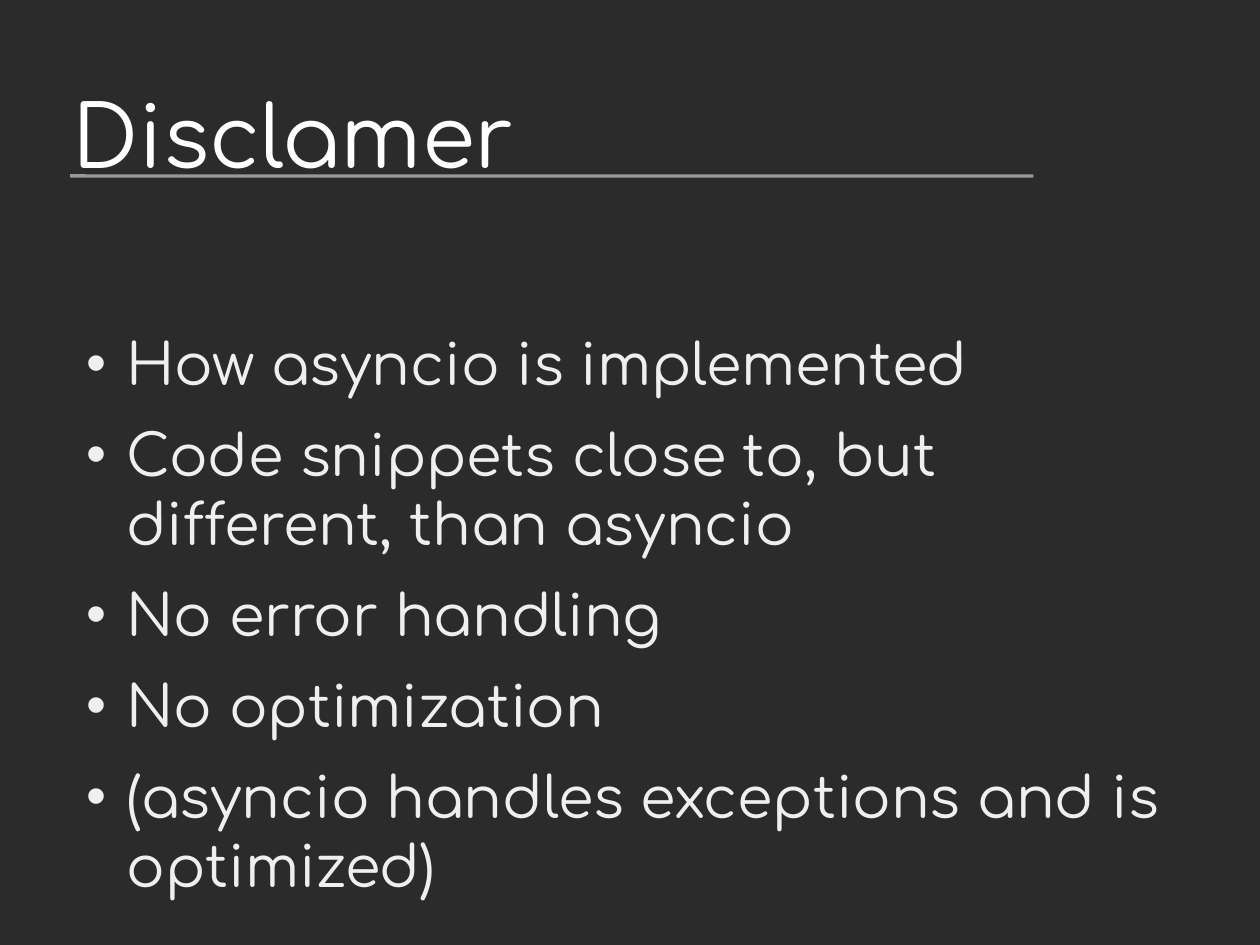
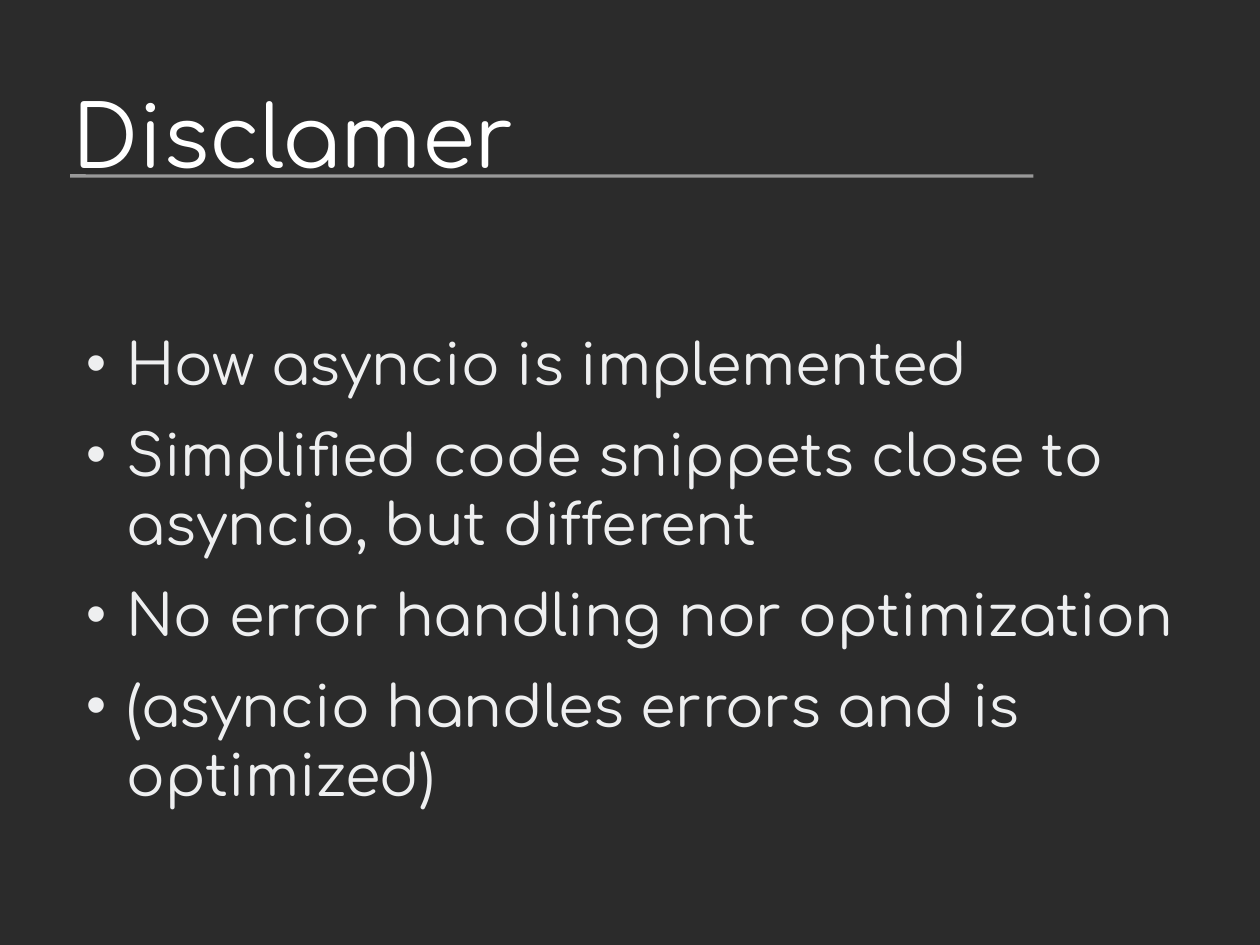
Before and after one commit to vstinner/talks, a slide deck: slide 3 of 2014-Pycon-Lyon/asyncio.odp. Drawn at 1260x945 pixels with LibreOffice and Linux fonts; fonts in the diff are those of the drawing; background and template pictures are left out; a plain dark background stands for a picture behind light text. Boxes give left, top, right and bottom in pixels: in the first picture for what was removed or moved away, otherwise in the second. Text is boxed around its words. In the diff, an @@ line names an element or a change of style, - is before the commit and + after.

```diff
--- a/2014-Pycon-Lyon/asyncio.odp
+++ b/2014-Pycon-Lyon/asyncio.odp
@@ text at [127,431,1174,810]: text changed @@
-• Code snippets close to, but different, than asyncio
-• No error handling
-• No optimization
-• (asyncio handles exceptions and is optimized)
+• Simplified code snippets close to asyncio, but different
+• No error handling nor optimization
+• (asyncio handles errors and is optimized)
```
Also in this commit, not shown: 4 other slides changed, 8 slides added, 10 other files.
